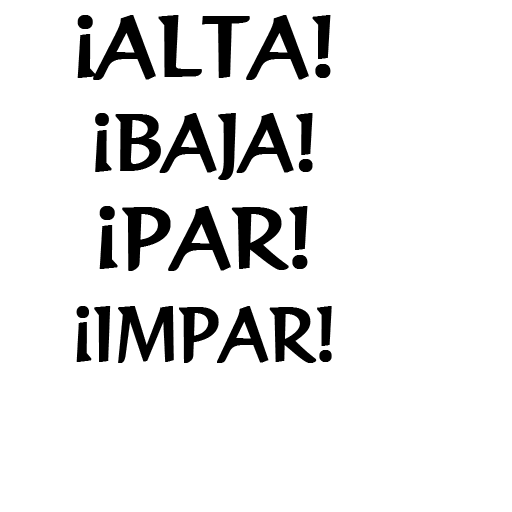
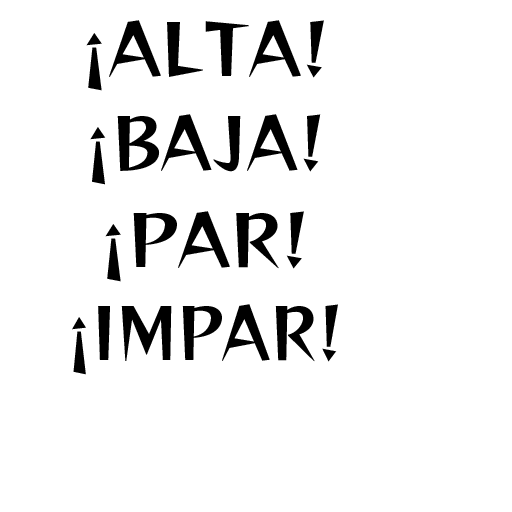
Two versions of the same layered image (512x512). Layer-by-layer changes:
painted on "¡ALTA!" over [77,15,331,91]
painted on "¡BAJA!" over [90,113,321,185]
painted on "¡PAR!" over [99,206,308,282]
painted on "¡IMPAR!" over [72,304,338,375]
